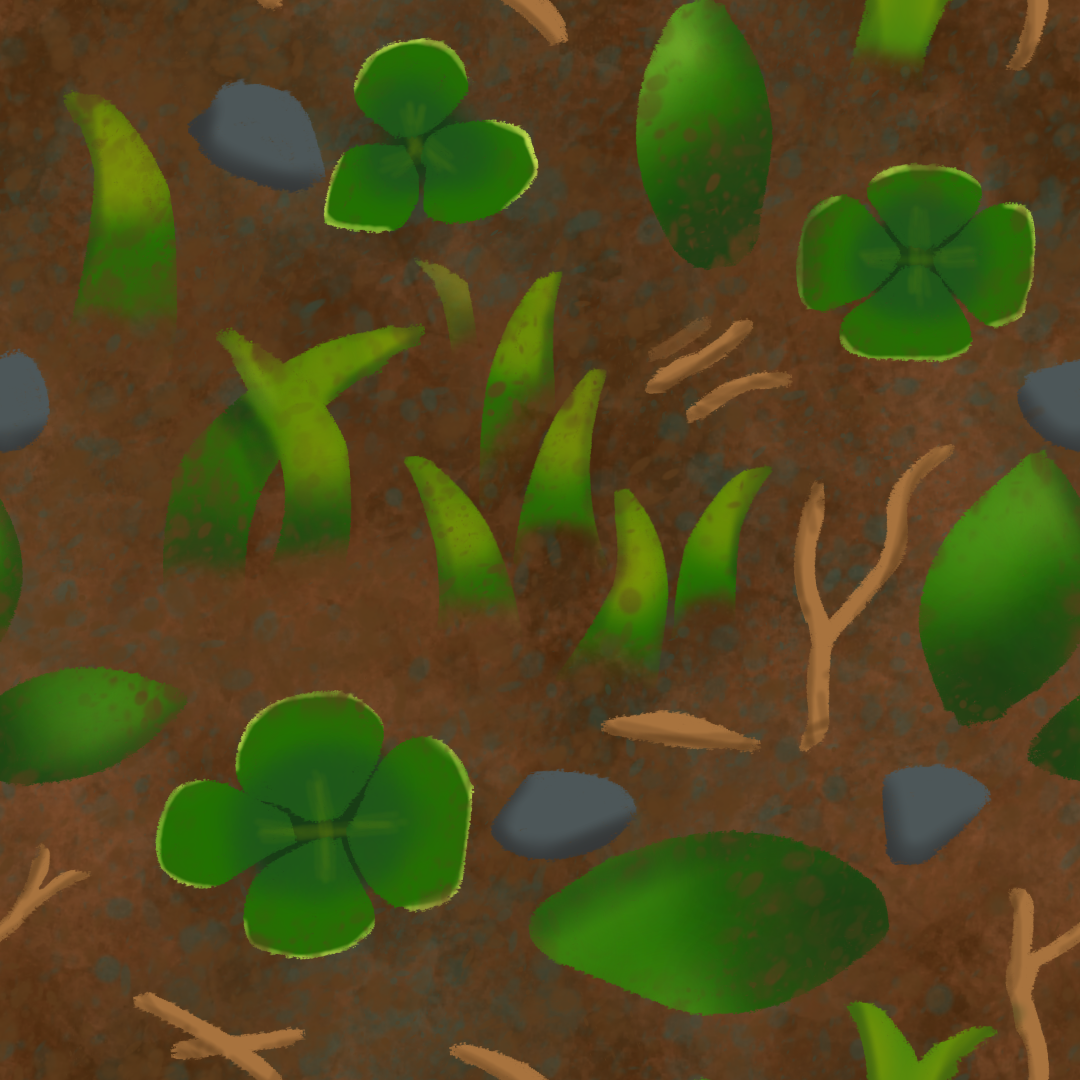
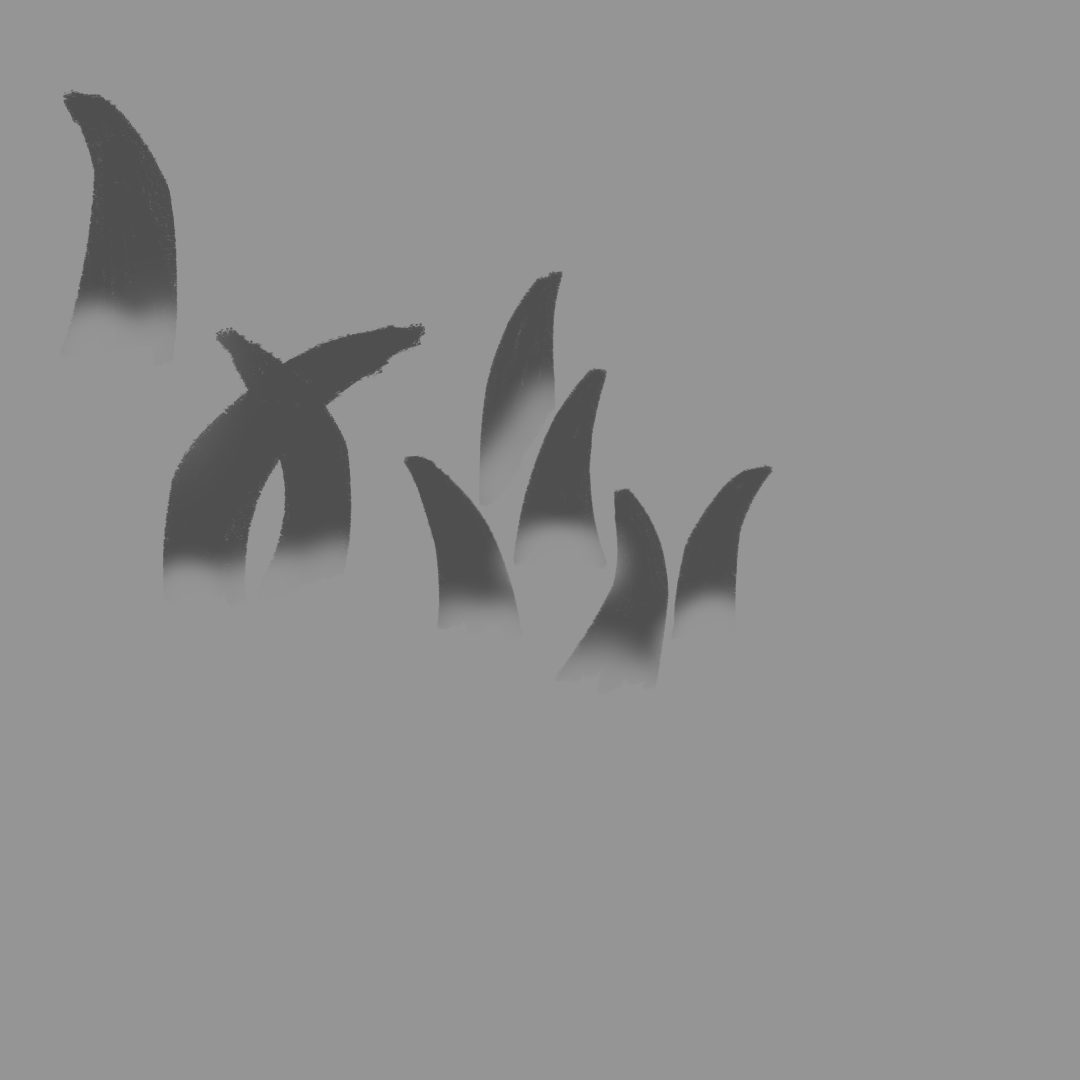
Comparing the layer stacks of the two 1080px x 1080px images. Changes:
added layer "Pintar camada 7" above "Pintar camada 3" over (0, 0, 1080, 1080)
hid "Pintar camada 3", painted on it over (0, 0, 1080, 1080)
hid "Pintar camada 5", painted on it over (0, 0, 1080, 1080)
hid "Pintar camada 2" (2nd of 2), painted on it over (0, 0, 1080, 1080)
hid "Pintar camada 4", painted on it over (192, 0, 1024, 960)
hid "Pintar camada 6", painted on it over (0, 0, 1080, 1080)
hid "Pintar camada 1", painted on it over (0, 0, 1080, 1080)